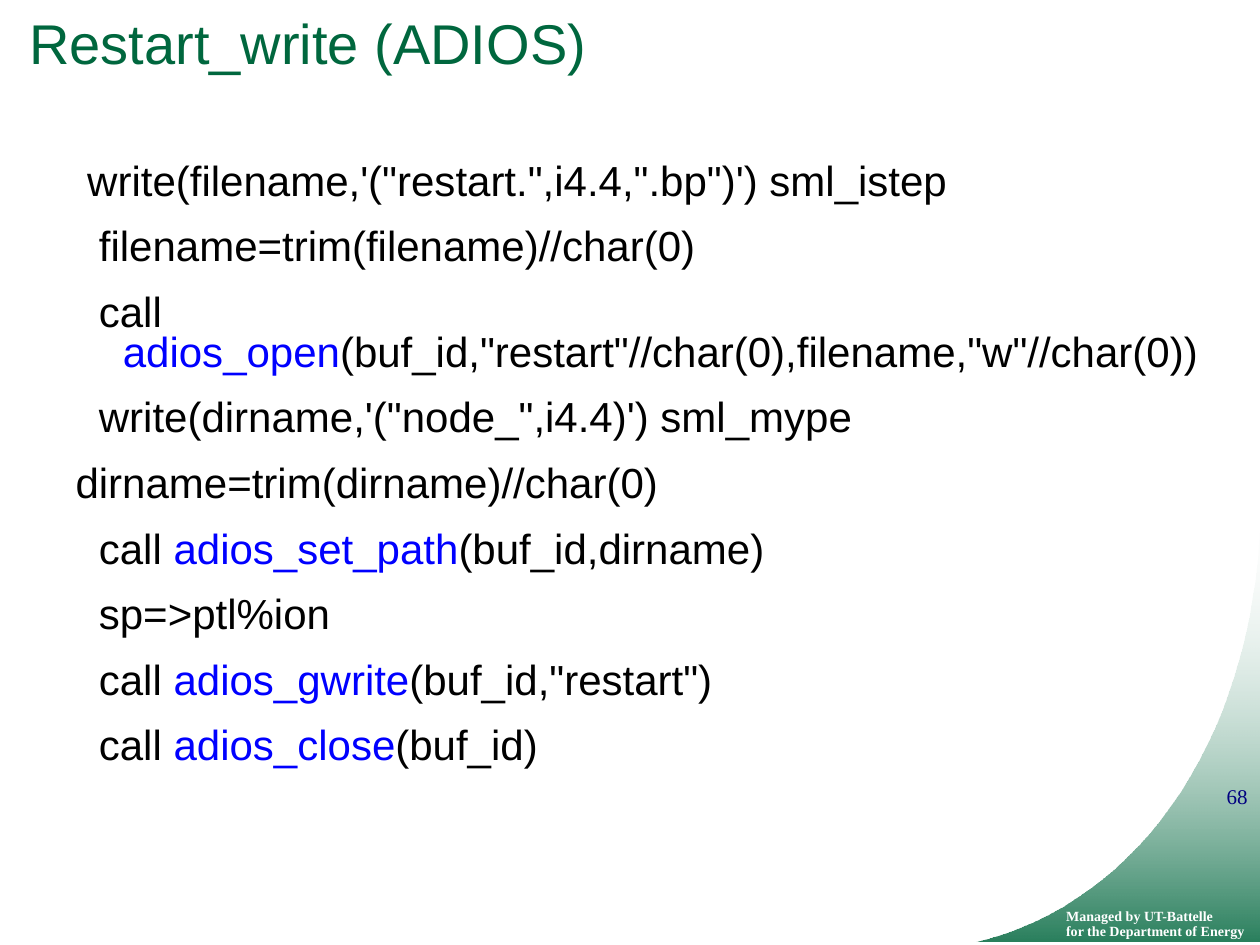
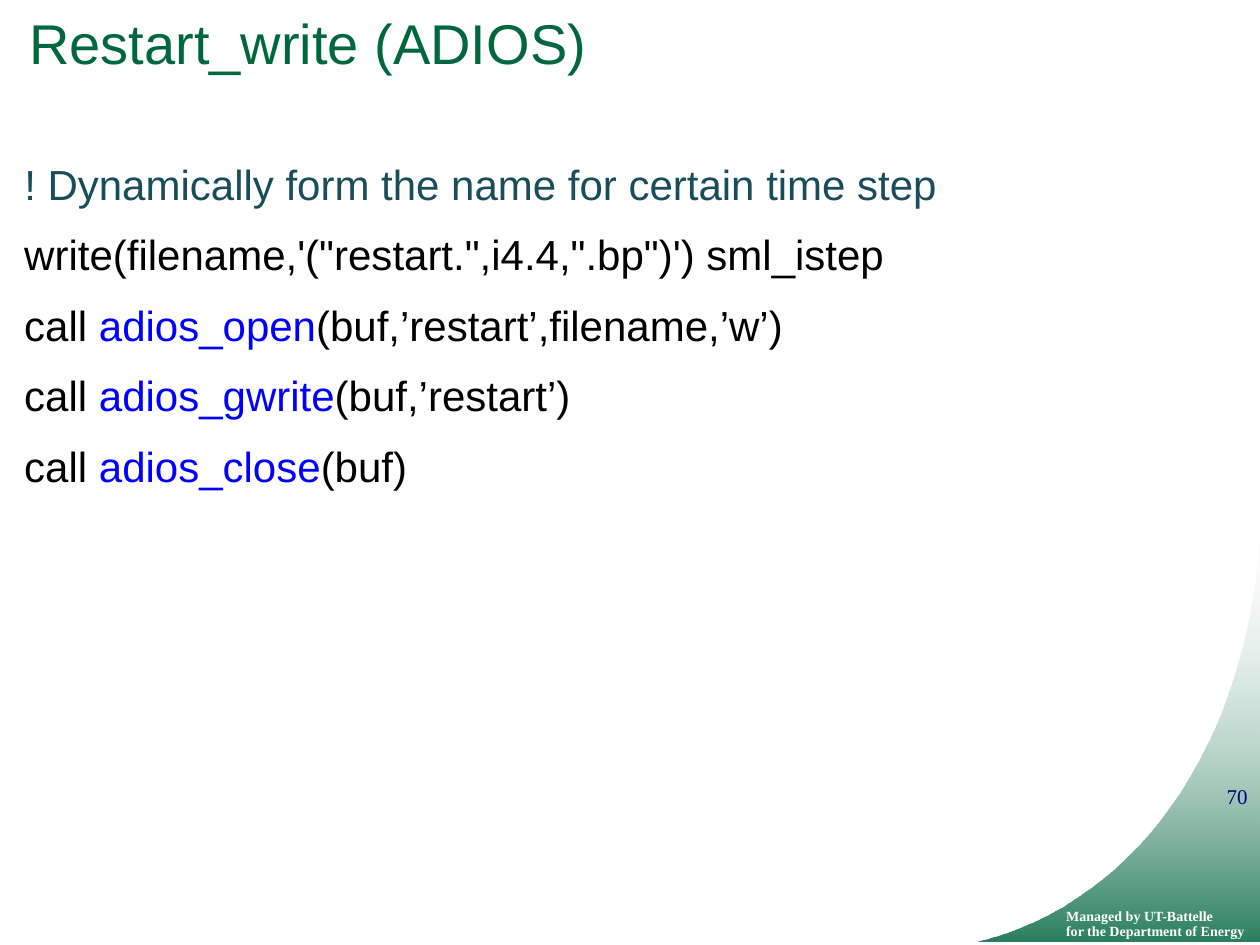
Before and after one commit to ornladios/ADIOS, a slide deck: slide 70 of tutorial/adios_api_scidac_tutorial.pptx (slide 68 before the commit). Drawn at 1260x945 pixels with LibreOffice and Linux fonts; fonts in the diff are those of the drawing; background and template pictures are left out. Boxes give left, top, right and bottom in pixels: in the first picture for what was removed or moved away, otherwise in the second. Text is boxed around its words. In the diff, an @@ line names an element or a change of style, - is before the commit and + after.

```diff
--- a/tutorial/adios_api_scidac_tutorial.pptx
+++ b/tutorial/adios_api_scidac_tutorial.pptx
@@ text "! Dynamically form the name ...": place and size @@
-text "! Dynamically form the name ..." at (76,165,1198,769)
+text "! Dynamically form the name ..." at (24,169,936,490)
@@ text at (48,169,936,208): paragraph added @@
+! Dynamically form the name for certain time step
@@ text at (24,239,883,279): line spacing 0.8 to 0.9 @@
@@ text at (24,310,783,490): text changed @@
-filename=trim(filename)//char(0)
-call adios_open(buf_id,"restart"//char(0),filename,"w"//char(0))
-write(dirname,'("node_",i4.4)') sml_mype
-dirname=trim(dirname)//char(0)
-call adios_set_path(buf_id,dirname)
-sp=>ptl%ion
-call adios_gwrite(buf_id,"restart")
-call adios_close(buf_id)
+call adios_open(buf,’restart’,filename,’w’)
+call adios_gwrite(buf,’restart’)
+call adios_close(buf)
@@ page number at (1227,790,1248,804): text changed @@
-68
+70
```
Also in this commit, not shown: 28 other slides changed, 17 slides added, 5 slides removed.
